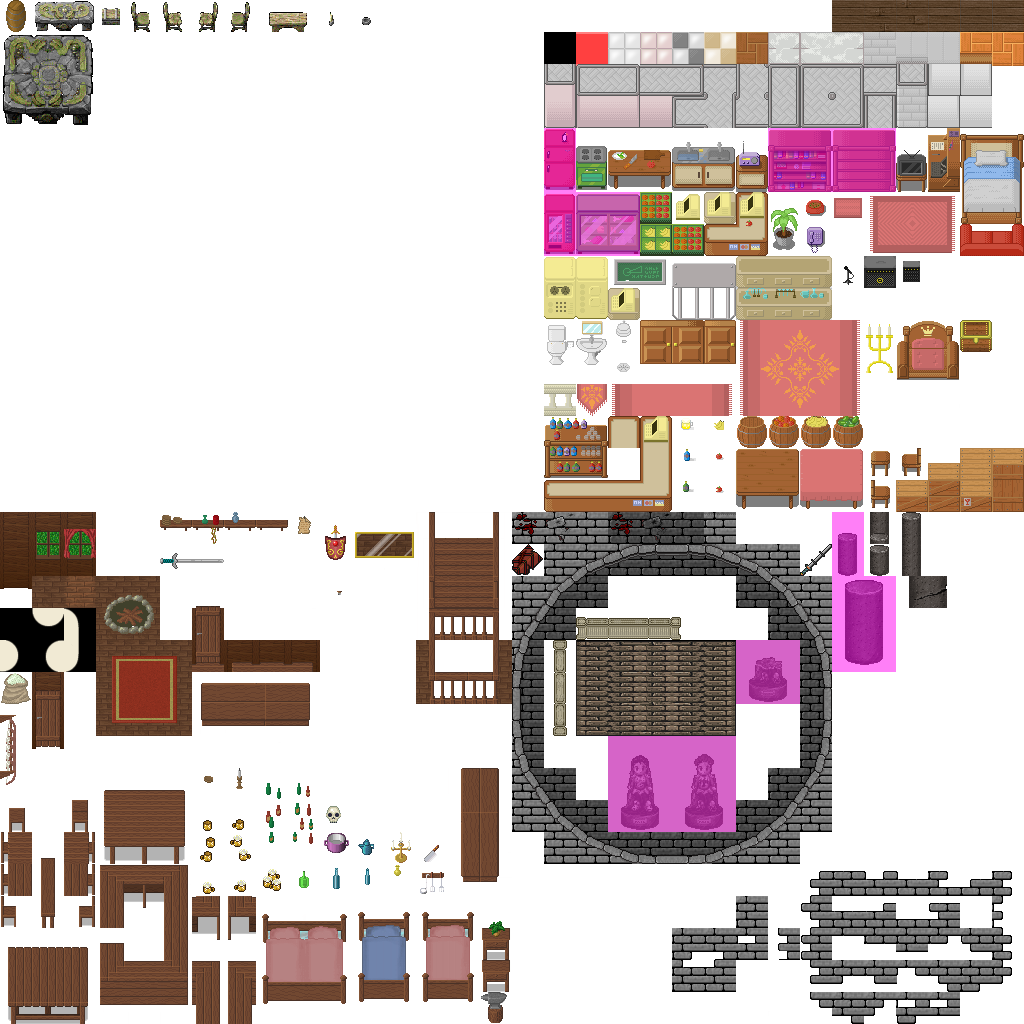
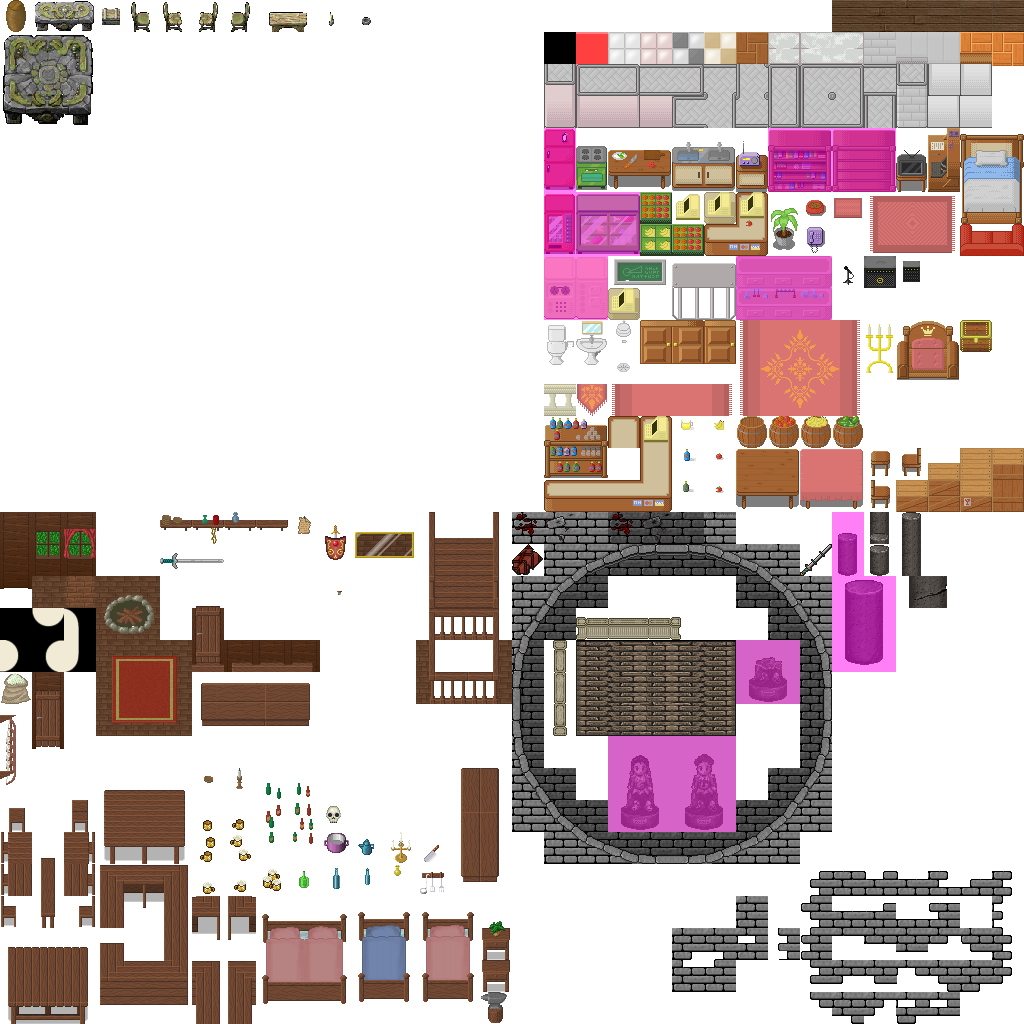
Layer changes from the first (1024, 1024) image to the second:
painted on "Pinkebene" over [544, 256, 832, 320]
